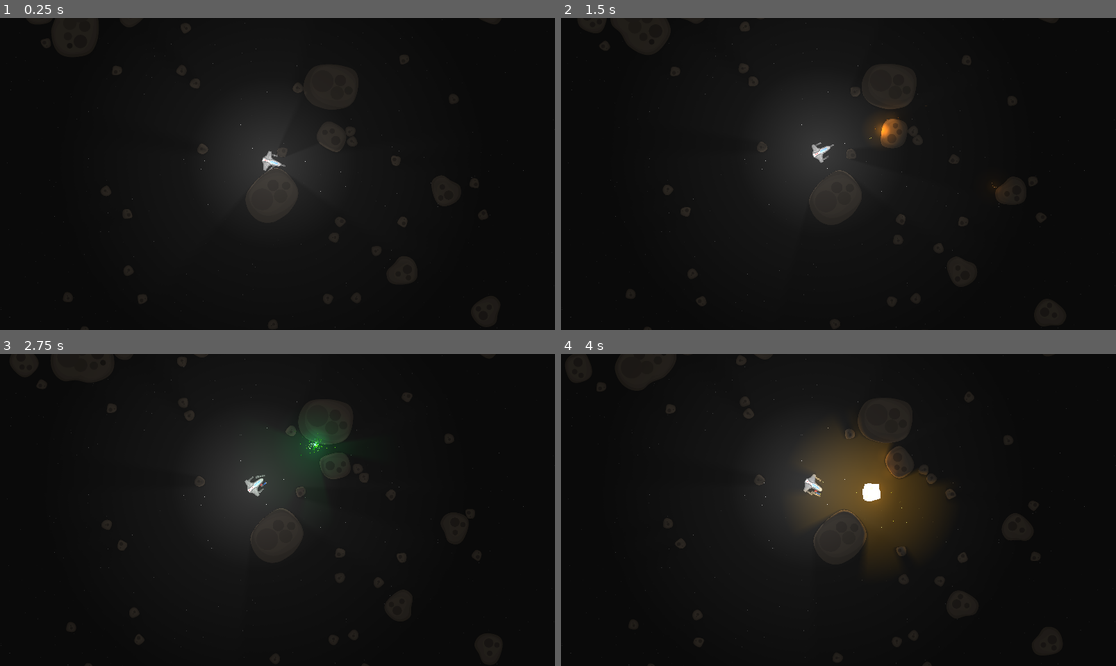
Above: before the commit, frames 1-4 (two rows, left to right).
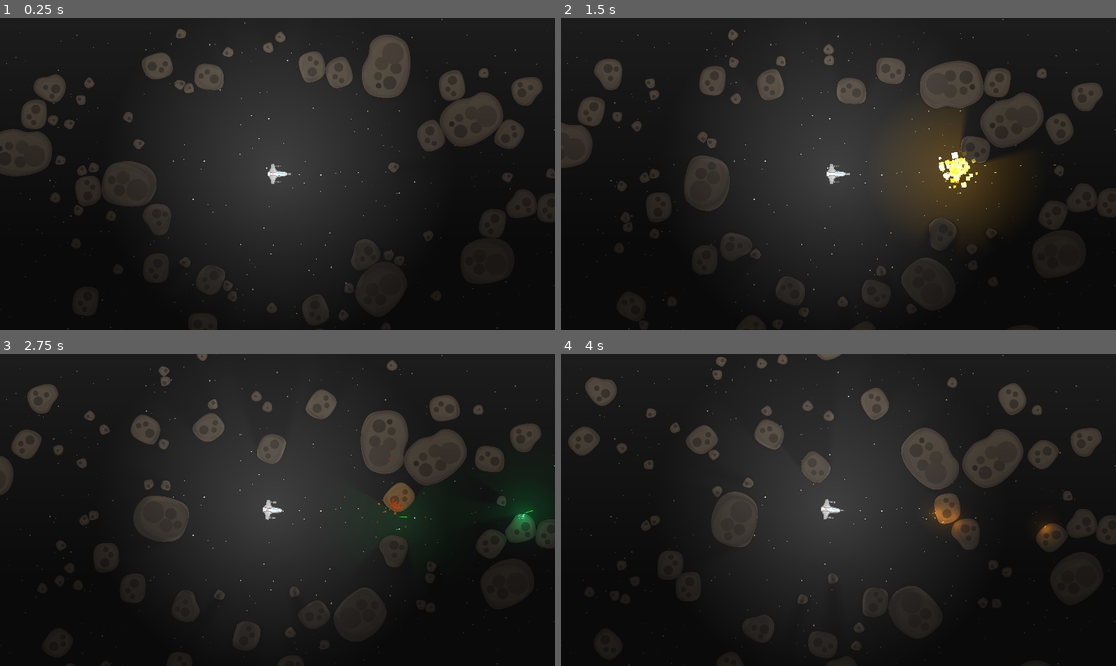
Above: after the commit, the same moments.

Repository: mkormout/graviton
Game: Godot game, scene res://world.tscn
Two runs of this game, one before a commit and one after it. Both use one fixed random seed, a clock stepped at 60 frames per second and the inputs below.
Inputs:
- Up to frame 1 (0.25 s): no input
- Up to frame 2 (1.5 s): hold W 0.53-1.28 s; hold Q 0.53-1.28 s; tap Space at 0.77 s; tap E at 1.35 s
- Up to frame 3 (2.75 s): tap Space at 1.52 s; hold W from 2.03 s (still down); hold 1 from 2.03 s (still down)
- Up to frame 4 (4 s): release 1 at 2.78 s; tap 2 at 2.85 s; tap Space at 3.02, 3.77 s; release W at 3.53 s; hold Q from 3.53 s (still down)

The runs differ from the first frame. In frame 1, 13% of the frame differs, in the area x 0-100%, y 0-100%; in frame 2, 20%; in frame 3, 16%; in frame 4, 15%.

Commit message:
little tweaking

Diff:
--- a/components/body.gd
+++ b/components/body.gd
@@ -6,6 +6,8 @@
 @export var defense: Damage
 @export var death: PackedScene
 @export var successors: Array[PackedScene]
+@export var successors_count: int = 3
+
 var health: int
 var dying = false
 
@@ -33,7 +35,7 @@
 		get_tree().current_scene.add_child(node)
 
 	if not successors.is_empty():
-		for i in range(3):
+		for i in range(successors_count):
 			add_successor(successors.pick_random(), 200, 2000)
 
 	queue_free()
--- a/prefabs/asteroid-large-1.tscn
+++ b/prefabs/asteroid-large-1.tscn
@@ -11,7 +11,7 @@
 
 [node name="Asteroid-large-1" type="RigidBody2D"]
 collision_layer = 3
-mass = 100000.0
+mass = 150000.0
 script = ExtResource("1_sf3na")
 max_health = 1000
 death = ExtResource("2_e4fop")
--- a/prefabs/asteroid-large-2.tscn
+++ b/prefabs/asteroid-large-2.tscn
@@ -11,7 +11,7 @@
 
 [node name="Asteroid-large-2" type="RigidBody2D"]
 collision_layer = 3
-mass = 100000.0
+mass = 150000.0
 script = ExtResource("1_pr5h4")
 max_health = 1000
 death = ExtResource("2_ebjxa")
--- a/prefabs/asteroid-medium-1.tscn
+++ b/prefabs/asteroid-medium-1.tscn
@@ -15,6 +15,7 @@
 max_health = 500
 death = ExtResource("2_m4xrr")
 successors = Array[PackedScene]([ExtResource("2_wrhex"), ExtResource("3_72q8u")])
+successors_count = 6
 
 [node name="Sprite2D" type="Sprite2D" parent="."]
 texture = ExtResource("1_jdx2l")
--- a/prefabs/asteroid-medium-2.tscn
+++ b/prefabs/asteroid-medium-2.tscn
@@ -16,6 +16,7 @@
 max_health = 500
 death = ExtResource("2_4n6dv")
 successors = Array[PackedScene]([ExtResource("2_fqc2e"), ExtResource("3_ufa5d")])
+successors_count = 6
 
 [node name="Sprite2D" type="Sprite2D" parent="."]
 texture = ExtResource("2_eat6m")
--- a/prefabs/ship-bfg-23/ship-bfg-23.tscn
+++ b/prefabs/ship-bfg-23/ship-bfg-23.tscn
@@ -17,8 +17,7 @@
 colors = PackedColorArray(1, 0.894118, 1, 1, 0, 0.858824, 1, 1, 0, 0.359544, 1, 1, 0, 0.0784314, 1, 1, 0, 0, 1, 0)
 
 [sub_resource type="Gradient" id="Gradient_aalgs"]
-offsets = PackedFloat32Array(0, 0.281385, 0.701299)
-colors = PackedColorArray(1, 1, 1, 1, 1, 1, 1, 0.243137, 1, 1, 1, 0)
+colors = PackedColorArray(1, 1, 1, 1, 1, 1, 1, 0)
 
 [sub_resource type="GradientTexture2D" id="GradientTexture2D_ysh2g"]
 gradient = SubResource("Gradient_aalgs")
@@ -27,7 +26,7 @@
 use_hdr = true
 fill = 1
 fill_from = Vector2(0.5, 0.5)
-fill_to = Vector2(1, 1)
+fill_to = Vector2(0.502463, 0.91133)
 
 [sub_resource type="Gradient" id="Gradient_m7bj7"]
 offsets = PackedFloat32Array(0, 0.281385, 0.701299)
--- a/world.gd
+++ b/world.gd
@@ -34,13 +34,13 @@
 	mount_weapon(ship, minigun_model, "left")
 	mount_weapon(ship, minigun_model, "right")
 
-	for x in range(40):
+	for x in range(50):
 		add_asteroid(asteroids_small_model.pick_random())
 
-	for x in range(10):
+	for x in range(30):
 		add_asteroid(asteroids_medium_model.pick_random())
 
-	for x in range(5):
+	for x in range(10):
 		add_asteroid(asteroids_large_model.pick_random())
 
 	pass # Replace with function body.
@@ -70,12 +70,17 @@
 	var weapon = what.instantiate()
 	body.mount_weapon(weapon, where)
 
-func add_asteroid(model: PackedScene, radius: int = 8000):
+func add_asteroid(model: PackedScene):
+	const MIN_RANGE = 4000
+	const MAX_RANGE = 10000
+	const MAX_LINEAR_VELOCITY = 1000
+	const MAX_ANGULAR_VELOCITY = PI / 2
+
 	var asteroid = model.instantiate() as RigidBody2D
-	asteroid.position = Vector2(randi_range(-radius, radius), randi_range(-radius, radius))
-	asteroid.rotation = randi_range(0, 360)
-	asteroid.linear_velocity = Vector2(randi_range(-100, 100), randi_range(-100, 100))
-	asteroid.angular_velocity = randi_range(-1, 1)
+	asteroid.position = Vector2.ZERO.from_angle(randf() * 2*PI) * randf_range(MIN_RANGE, MAX_RANGE)
+	asteroid.rotation = randi_range(0, 2*PI)
+	asteroid.linear_velocity = Vector2.ZERO.from_angle(randf() * 2*PI) * randi_range(-MAX_LINEAR_VELOCITY, MAX_LINEAR_VELOCITY)
+	asteroid.angular_velocity = MAX_ANGULAR_VELOCITY * randi_range(-1, 1)
 	asteroid.angular_damp = -1
 	asteroid.linear_damp = 0
 	add_child(asteroid)
--- a/world.tscn
+++ b/world.tscn
@@ -6,6 +6,16 @@
 bake_resolution = 1000
 _data = [Vector2(0, 0.868571), 0.0, -4.63029, 0, 0, Vector2(0.226415, 0.28017), -1.19561, -1.19561, 0, 0, Vector2(1, 0), 0.0, 0.0, 0, 0]
 point_count = 3
+
+[sub_resource type="Gradient" id="Gradient_e8tuq"]
+colors = PackedColorArray(1, 1, 1, 0.721569, 3, 3, 3, 1)
+
+[sub_resource type="Gradient" id="Gradient_0iis8"]
+offsets = PackedFloat32Array(0, 0.467626, 0.723022, 1)
+colors = PackedColorArray(1, 1, 1, 0, 1, 1, 1, 0, 1, 1, 1, 0.8806, 1, 1, 1, 1)
+
+[sub_resource type="GradientTexture2D" id="GradientTexture2D_wr6eu"]
+gradient = SubResource("Gradient_0iis8")
 
 [node name="Node2D" type="Node2D"]
 script = ExtResource("1_pt5pr")
@@ -22,9 +32,10 @@
 direction = Vector2(1, 1)
 spread = 180.0
 gravity = Vector2(0, 0)
-scale_amount_min = 20.0
-scale_amount_max = 20.0
+scale_amount_min = 10.0
+scale_amount_max = 60.0
 scale_amount_curve = SubResource("Curve_51lj4")
+color_ramp = SubResource("Gradient_e8tuq")
 
 [node name="ColorRect" type="ColorRect" parent="."]
 z_index = -500
@@ -41,4 +52,13 @@
 [node name="Camera2D" type="Camera2D" parent="."]
 
 [node name="CanvasModulate" type="CanvasModulate" parent="."]
-color = Color(0.235294, 0.235294, 0.235294, 1)
+color = Color(0.223529, 0.223529, 0.223529, 1)
+
+[node name="PointLight2D" type="PointLight2D" parent="."]
+position = Vector2(375.52, 938.805)
+rotation = 4.71239
+scale = Vector2(15.9066, 15.0852)
+blend_mode = 2
+shadow_item_cull_mask = 3
+texture = SubResource("GradientTexture2D_wr6eu")
+texture_scale = 50.0
Not shown: 1 places in world.tscn that only renumber resources
